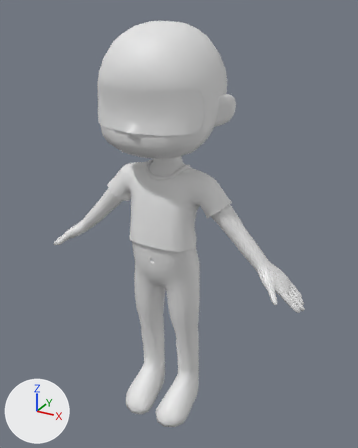
Two versions of the Blender file Data/Shaina/Blender/Clothes/Clothes2.blend, one commit apart.
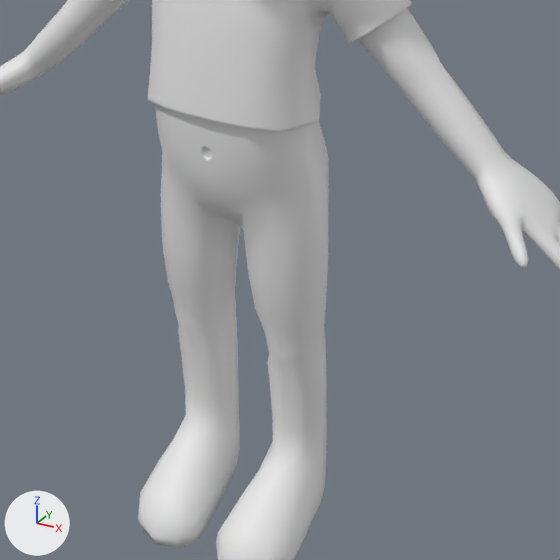
Each version is shown whole from a 50 mm camera at (0.953, -1.607, 1.729) aimed at (0.038, 0.057, 0.897), then close up on the part from 20% to 81% of the width and 45% to 94% of the height. Lighting does not change. The marker at lower left points along +X, +Y and +Z.

Names of what the first close-up shows: 'BaseCharacter', 'Casual_Shirt_01'.
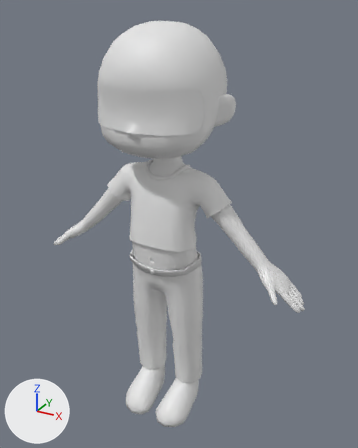
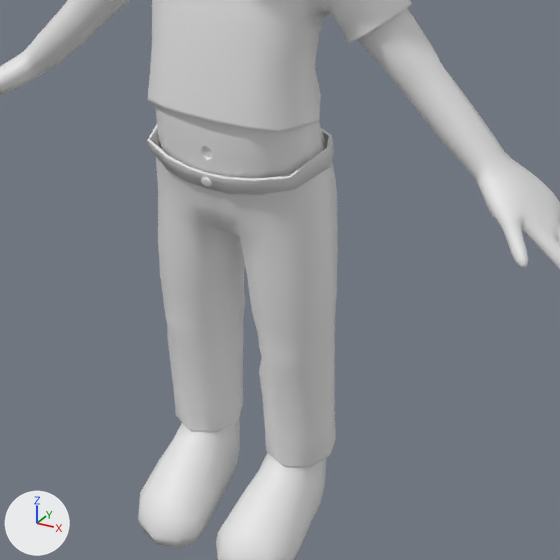
Changed parts and their boxes (x1, y1, x2, y2) in the close-ups (560 x 560 px):
'Casual_Pants_01', added: after (147, 124, 338, 467)
'Button', added: after (201, 177, 212, 187)

Edits to the bpy script that builds the scene:
```text
Add me_plane_004:
    me_plane_004.from_pydata(...)  # 187 vertices, 172 faces; spans x -76.3..-12.9, y -24.3..-0.3, z -16.2..0.0
Add me_cylinder:
    me_cylinder.from_pydata(...)  # 33 vertices, 33 faces; spans x -0.01..0.01, y -0.01..0.01, z -0.005..0.005
    me_cylinder.polygons.foreach_set('use_smooth', [True] * 33)
Add ob_casual_pants_01:
    ob_casual_pants_01 = bpy.data.objects.new('Casual_Pants_01', me_plane_004)
    ob_casual_pants_01.location = (0.0, -0.106, 0.015)
    ob_casual_pants_01.rotation_euler = (-3.142, 1.571, 0.0)  # degrees (-180, 90, 0)
    ob_casual_pants_01.scale = (0.01, 0.01, 0.01)
    _m = ob_casual_pants_01.modifiers.new('Mirror', 'MIRROR')
    _m.use_axis = (False, False, True)
    _m.use_clip = True
Add ob_button:
    ob_button = bpy.data.objects.new('Button', me_cylinder)
    ob_button.location = (0.0, -0.098, 0.735)
    ob_button.rotation_euler = (1.823, 0.0, 0.0)  # degrees (104, 0, 0)
```
